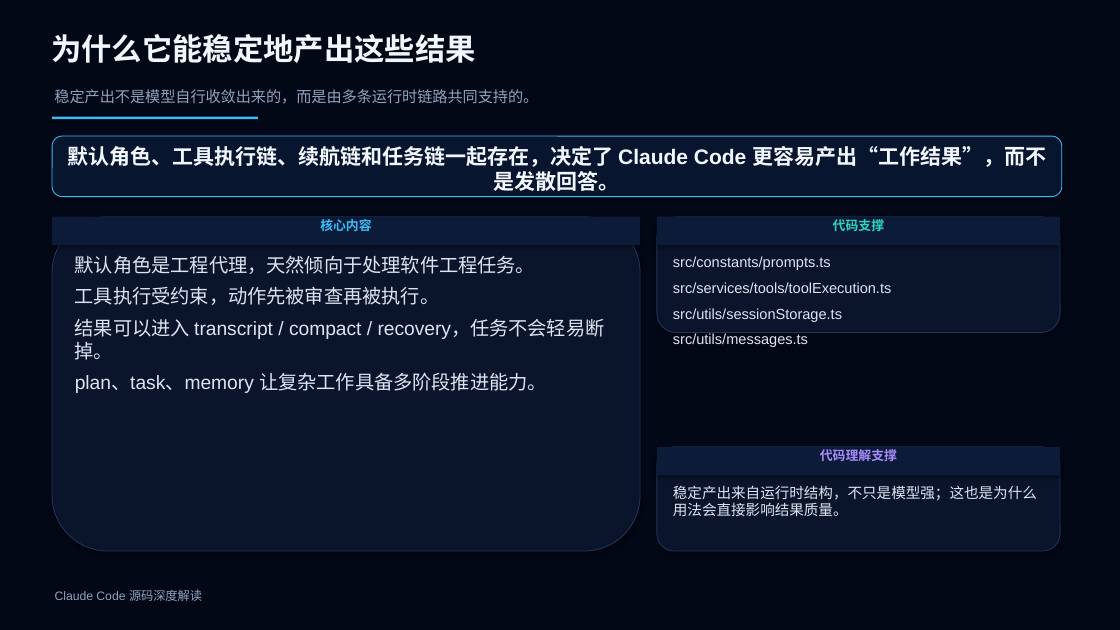
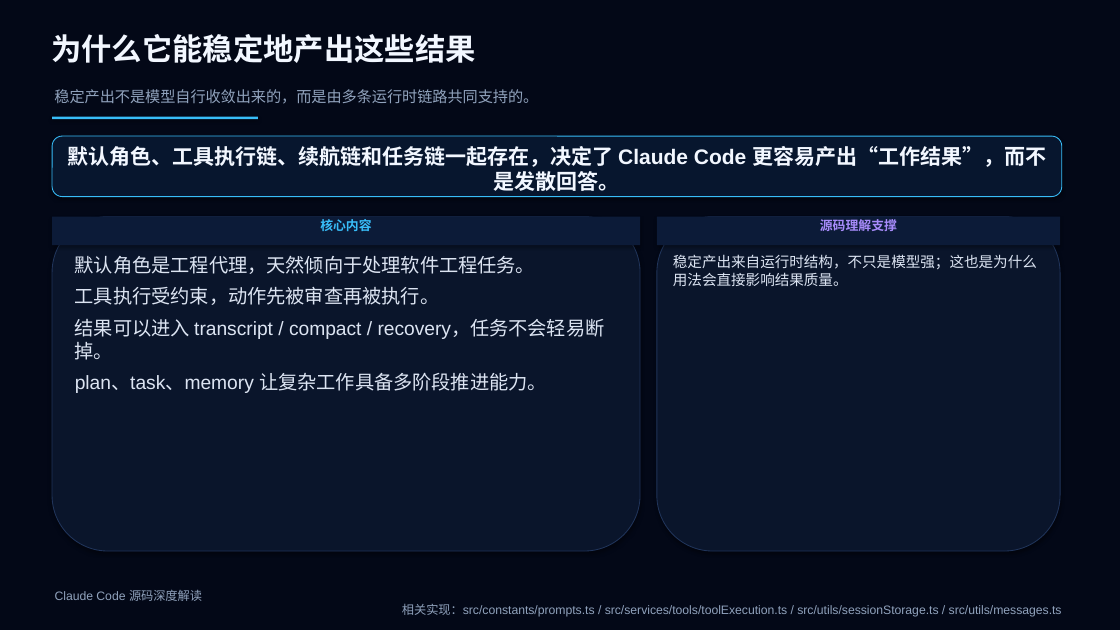
Before and after one commit to boboliu-1010/ccode, a slide deck: slide 23 of docs/zh/10-Claude Code 源码深度解读.pptx. Drawn at 1120x630 pixels with LibreOffice and Linux fonts; fonts in the diff are those of the drawing. Boxes give left, top, right and bottom in pixels: in the first picture for what was removed or moved away, otherwise in the second. Text is boxed around its words. In the diff, an @@ line names an element or a change of style, - is before the commit and + after.

```diff
--- a/docs/zh/10-Claude Code 源码深度解读.pptx
+++ b/docs/zh/10-Claude Code 源码深度解读.pptx
@@ rounded rectangle: place and size @@
-rounded rectangle at [657, 217, 1060, 333]
+rounded rectangle at [657, 217, 1060, 551]
@@ text in rectangle at [820, 219, 897, 231]: text changed; text colour #2DD4BF to #A78BFA @@
-代码支撑
+源码理解支撑
@@ text "稳定产出来自运行时结构，不只是模型强；这也是为什么用法会直接影响结果质量。": place and size @@
-text "稳定产出来自运行时结构，不只是模型强；这也是为什么用法会直接影响结果质量。" at [673, 485, 1037, 516]
+text "稳定产出来自运行时结构，不只是模型强；这也是为什么用法会直接影响结果质量。" at [673, 254, 1037, 286]
@@ text removed at [673, 256, 891, 347] @@
-src/constants/prompts.ts
-src/services/tools/toolExecution.ts
-src/utils/sessionStorage.ts
-src/utils/messages.ts
@@ rounded rectangle removed at [657, 447, 1060, 551] @@
@@ rectangle removed at [657, 447, 1060, 476] @@
-代码理解支撑
@@ text at [402, 604, 1062, 617]: paragraph added @@
+相关实现：src/constants/prompts.ts / src/services/tools/toolExecution.ts / src/utils/sessionStorage.ts / src/utils/messages.ts
```
Also in this commit, not shown: 45 other slides changed, 1 other file.
